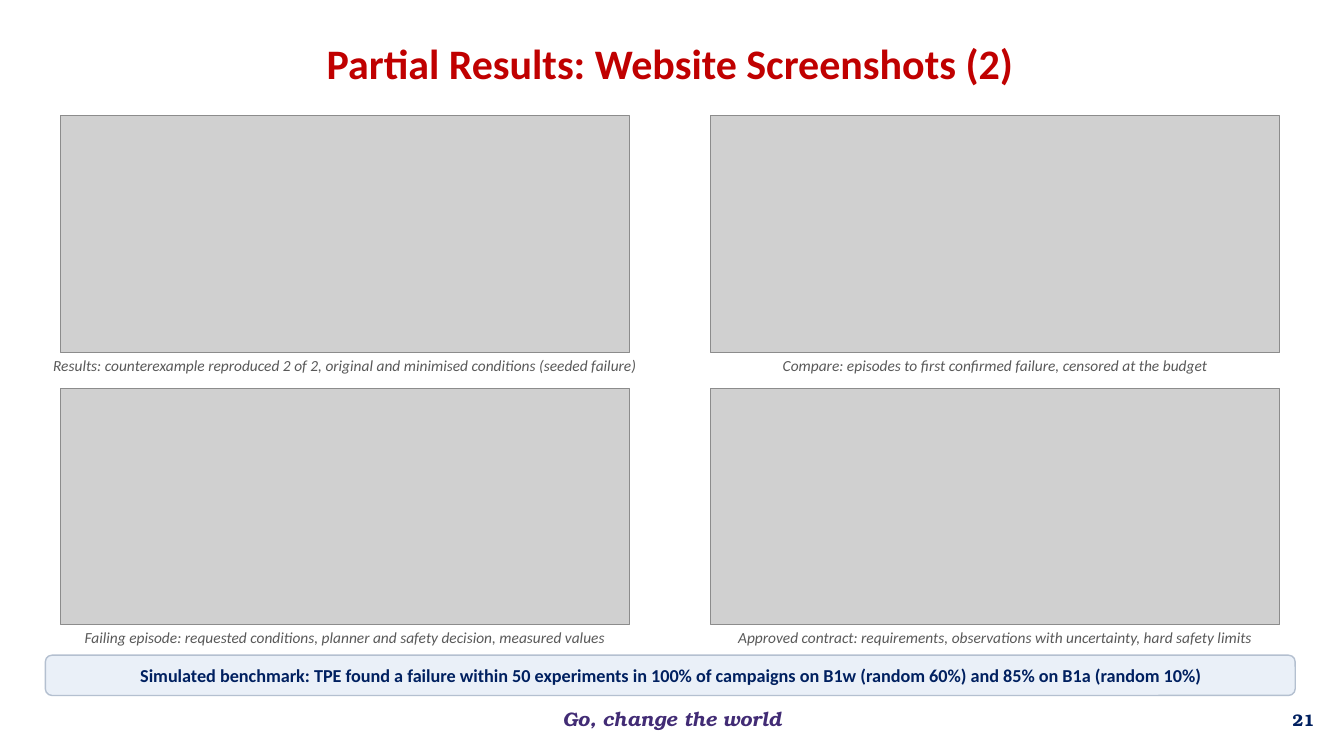
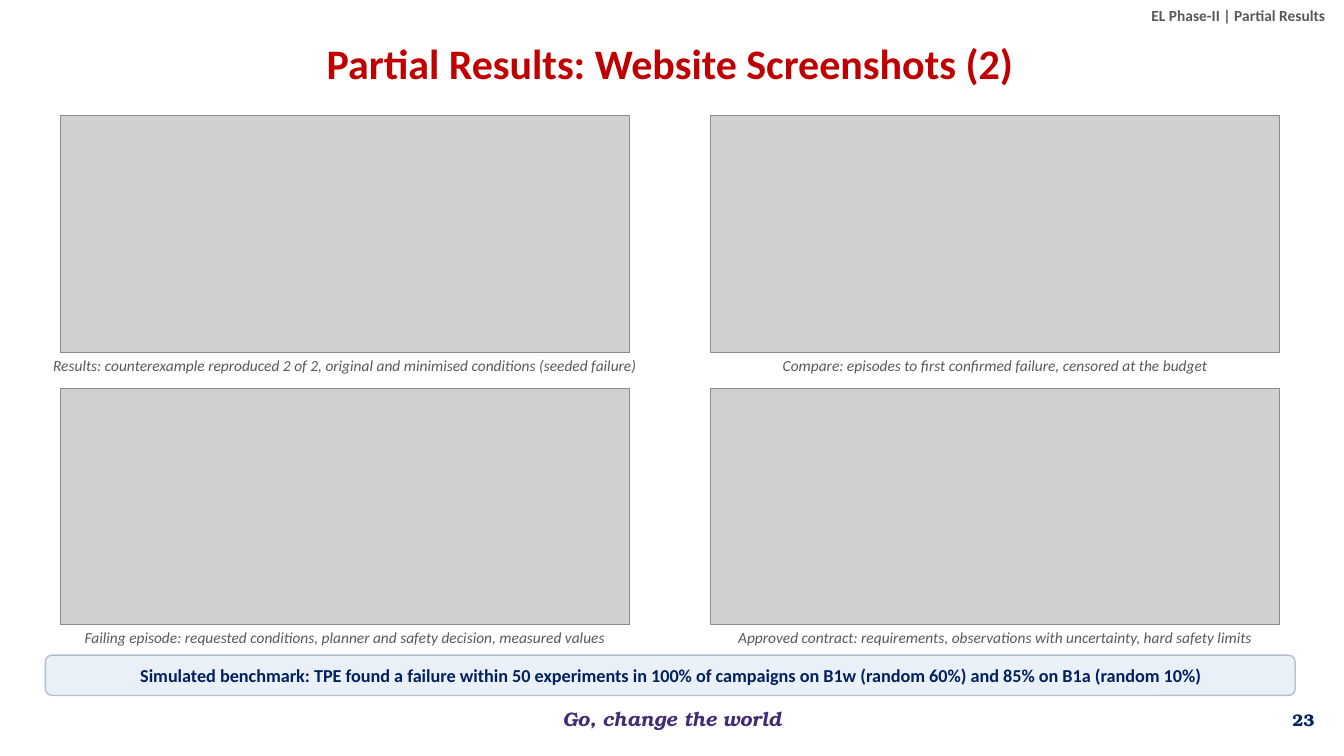
Before and after one commit to overclocked-2124/ChipCheck, a slide deck: slide 23 of docs/presentation/AI-Driven Adaptive Physical Testing for Embedded Systems - Phase 2.pptx (slide 21 before the commit). Drawn at 1344x756 pixels with LibreOffice and Linux fonts; fonts in the diff are those of the drawing; grey boxes stand for pictures; background and template pictures are left out. Boxes give left, top, right and bottom in pixels: in the first picture for what was removed or moved away, otherwise in the second. Text is boxed around its words. In the diff, an @@ line names an element or a change of style, - is before the commit and + after.

```diff
--- a/docs/presentation/AI-Driven Adaptive Physical Testing for Embedded Systems - Phase 2.pptx
+++ b/docs/presentation/AI-Driven Adaptive Physical Testing for Embedded Systems - Phase 2.pptx
@@ text added at (1151, 10, 1325, 21), 11 pt, text #595959, bold @@
+EL Phase-II | Partial Results
@@ page number at (1292, 714, 1314, 727): text changed @@
-21
+23
```
Also in this commit, not shown: 16 other slides changed, 4 slides added, 1 slide removed.
